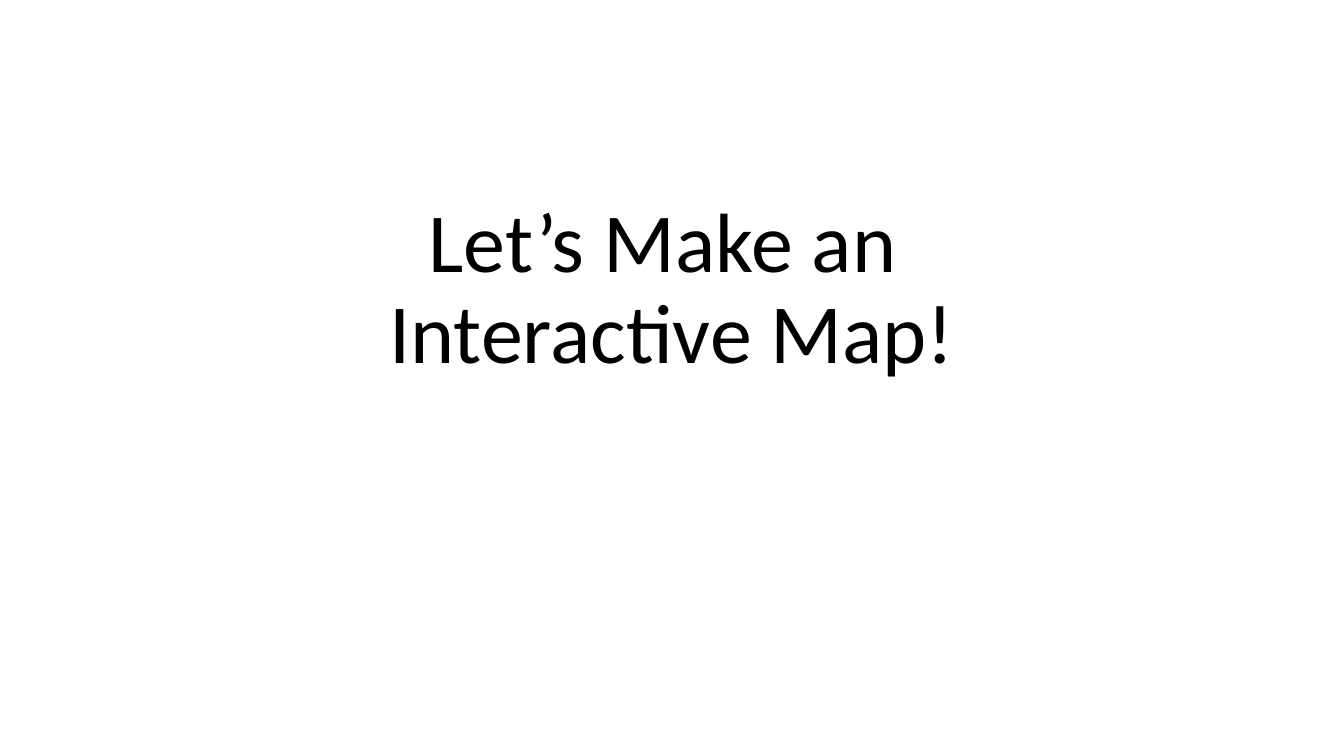
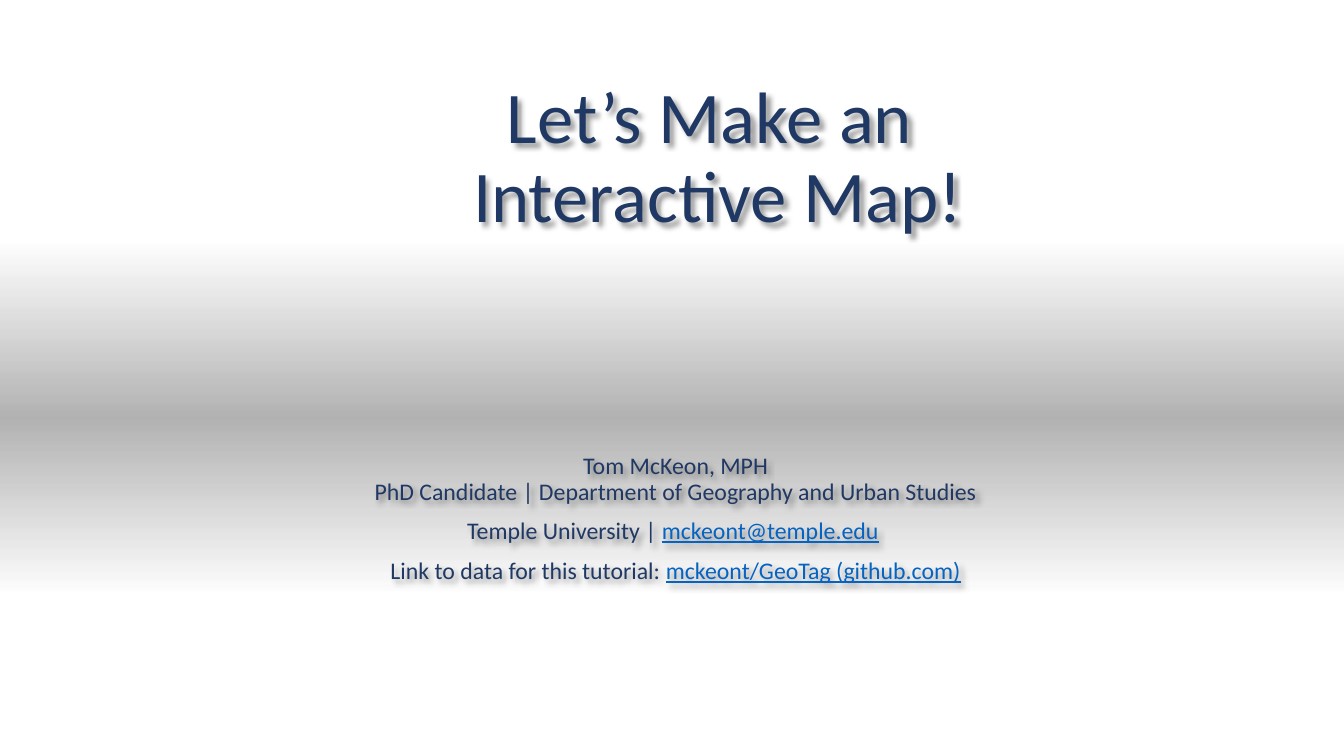
Before and after one commit to mckeont/GeoTag, a slide deck: slide 1 of Presentation/Presentation.pptx. Drawn at 1344x756 pixels with LibreOffice and Linux fonts; fonts in the diff are those of the drawing; background and template pictures are left out. Boxes give left, top, right and bottom in pixels: in the first picture for what was removed or moved away, otherwise in the second. Text is boxed around its words. In the diff, an @@ line names an element or a change of style, - is before the commit and + after.

```diff
--- a/Presentation/Presentation.pptx
+++ b/Presentation/Presentation.pptx
@@ title "Let’s Make an Interactive Map!": place and size @@
-title "Let’s Make an Interactive Map!" at box(389, 213, 954, 377)
+title "Let’s Make an Interactive Map!" at box(473, 92, 963, 239)
@@ title "Let’s Make an Interactive Map!" at box(473, 92, 963, 239): size 60 to 52 pt, text colour #000000 to #203864 @@
@@ rectangle added at box(0, 243, 1344, 592), fill gradient #000000 @@
@@ subtitle added at box(375, 459, 976, 583), 17 pt, text #203864 @@
+Tom McKeon, MPH
+PhD Candidate | Department of Geography and Urban Studies
+Temple University | mckeont@temple.edu
+Link to data for this tutorial: mckeont/GeoTag (github.com)
```
Also in this commit, not shown: 1 other slide changed, 5 slides added, 1 slide removed.
